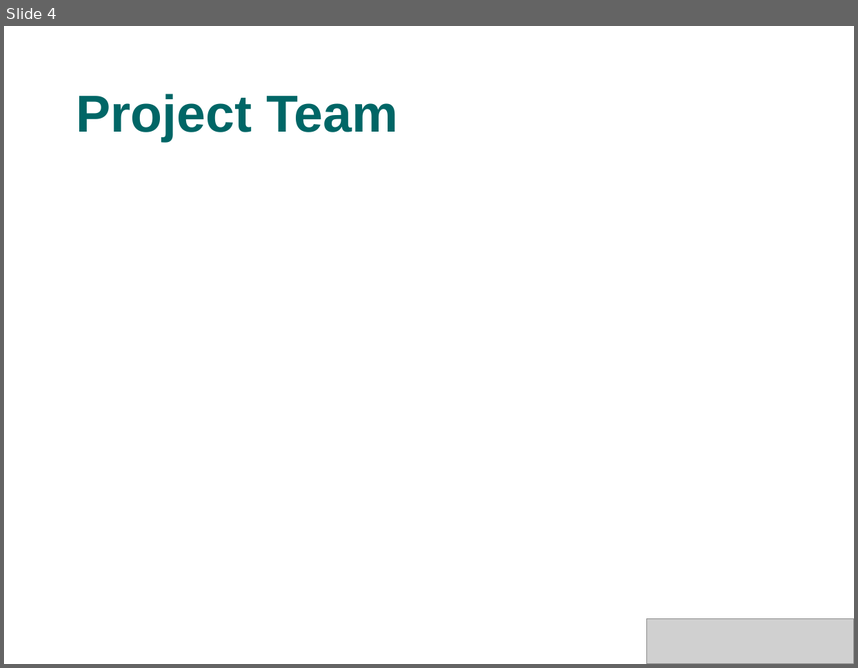
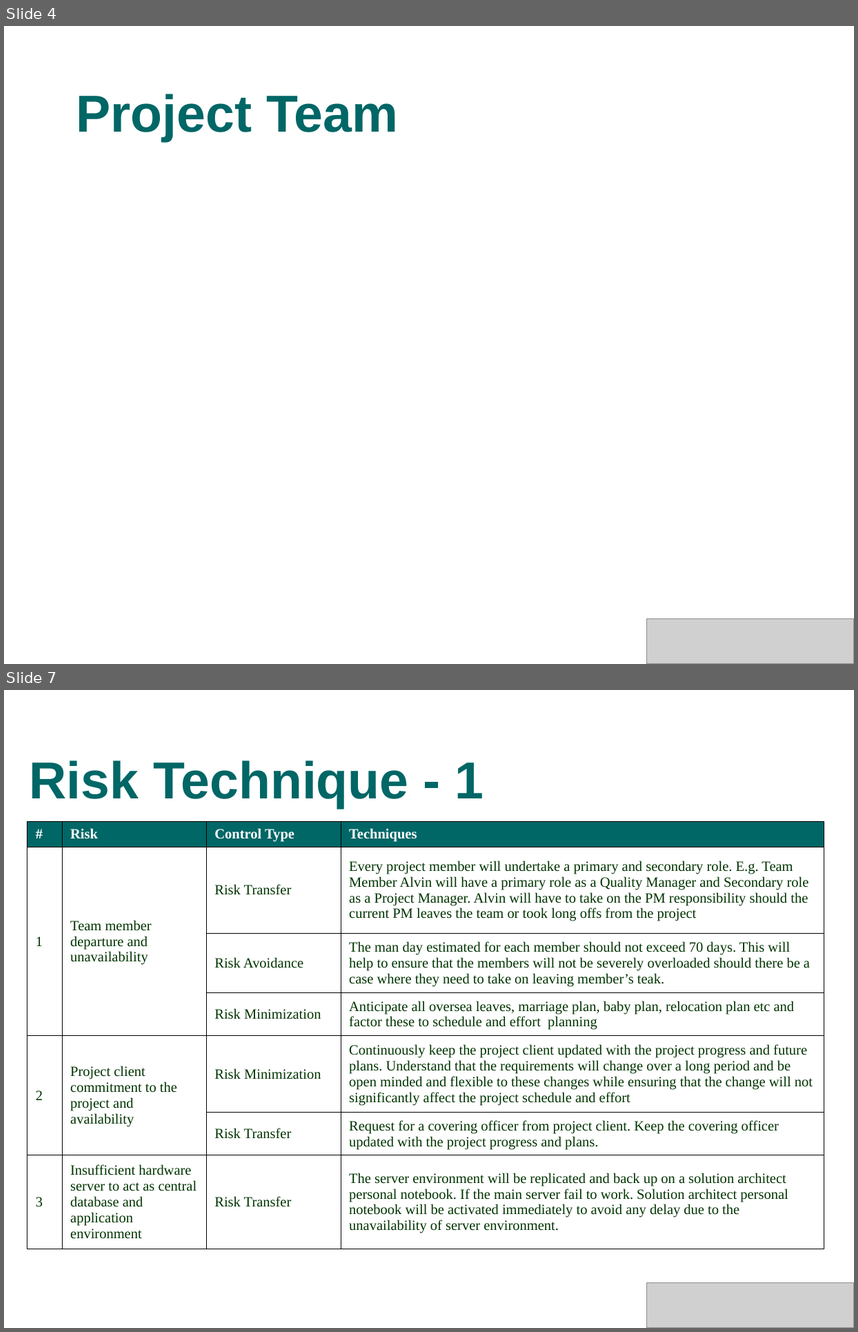
Before and after one commit to s4kshya/leezdr-repository, a slide deck: Exam Paper/MTECH_PROJ/Presentation/phase1.ppt. Shown one above the other, each under a label of ours: slide 4 before the commit, slides 4 and 7 after it; the slides between them are not shown. The pictures are 858x668 and 858x1332 pixels, drawn with LibreOffice and Linux fonts; fonts in the diff are those of the drawing; grey boxes stand for pictures; background and template pictures are left out. Boxes give left, top, right and bottom in pixels: in the first picture for what was removed or moved away, otherwise in the second. Text is boxed around its words. In the diff, an @@ line names an element or a change of style, - is before the commit and + after.

```diff
--- a/Exam Paper/MTECH_PROJ/Presentation/phase1.ppt
+++ b/Exam Paper/MTECH_PROJ/Presentation/phase1.ppt
@@ slide 7 added at [4, 690, 854, 1328], background picture (left out) @@
@@ title added at [29, 760, 484, 809], 44 pt, text #006666, bold @@
+Risk Technique - 1
@@ table added at [27, 822, 824, 1251], 7 rows, 4 columns @@
+# | Risk | Control Type | Techniques
+1 | Team member departure and unavailability | Risk Transfer | Every project member will undertake a primary and secondary role. E.g. Team Member Alvin will have a primary role as a Quality Manager and Secondary role as a Project Manager. Alvin will have to take on the PM responsibility should the current PM leaves the team or took long offs from the project
+ |  | Risk Avoidance | The man day estimated for each member should not exceed 70 days. This will help to ensure that the members will not be severely overloaded should there be a case where they need to take on leaving member’s teak.
+ |  | Risk Minimization | Anticipate all oversea leaves, marriage plan, baby plan, relocation plan etc and factor these to schedule and effort planning
+2 | Project client commitment to the project and availability | Risk Minimization | Continuously keep the project client updated with the project progress and future plans. Understand that the requirements will change over a long period and be open minded and flexible to these changes while ensuring that the change will not significantly affect the project schedule and effort
+ |  | Risk Transfer | Request for a covering officer from project client. Keep the covering officer updated with the project progress and plans.
+3 | Insufficient hardware server to act as central database and application environment | Risk Transfer | The server environment will be replicated and back up on a solution architect personal notebook. If the main server fail to work. Solution architect personal notebook will be activated immediately to avoid any delay due to the unavailability of server environment.
@@ picture added at [646, 1283, 854, 1328] @@
```
Also in this commit, not shown: 6 slides changed, 7 other slides added, 2 slides removed.
